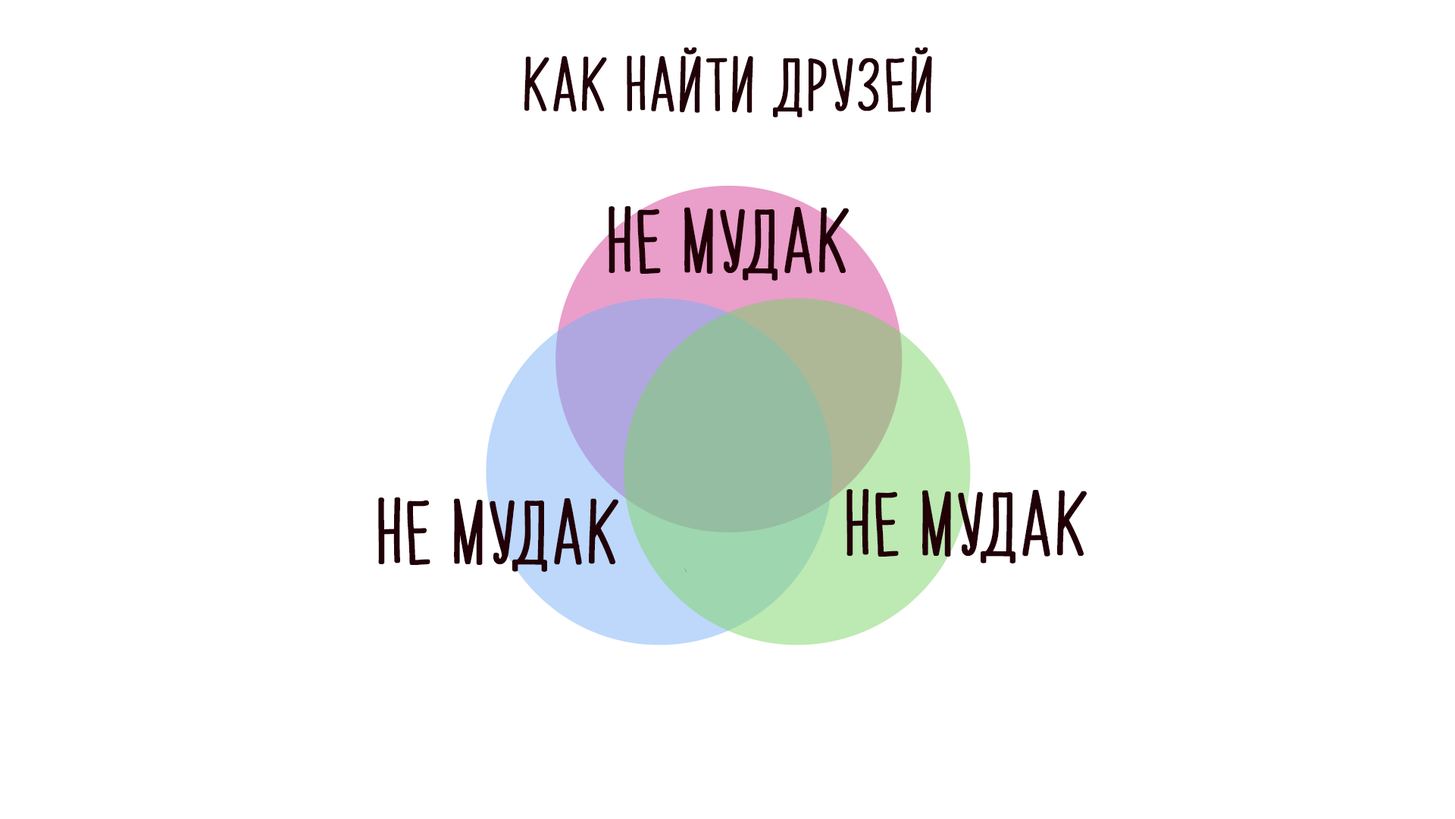
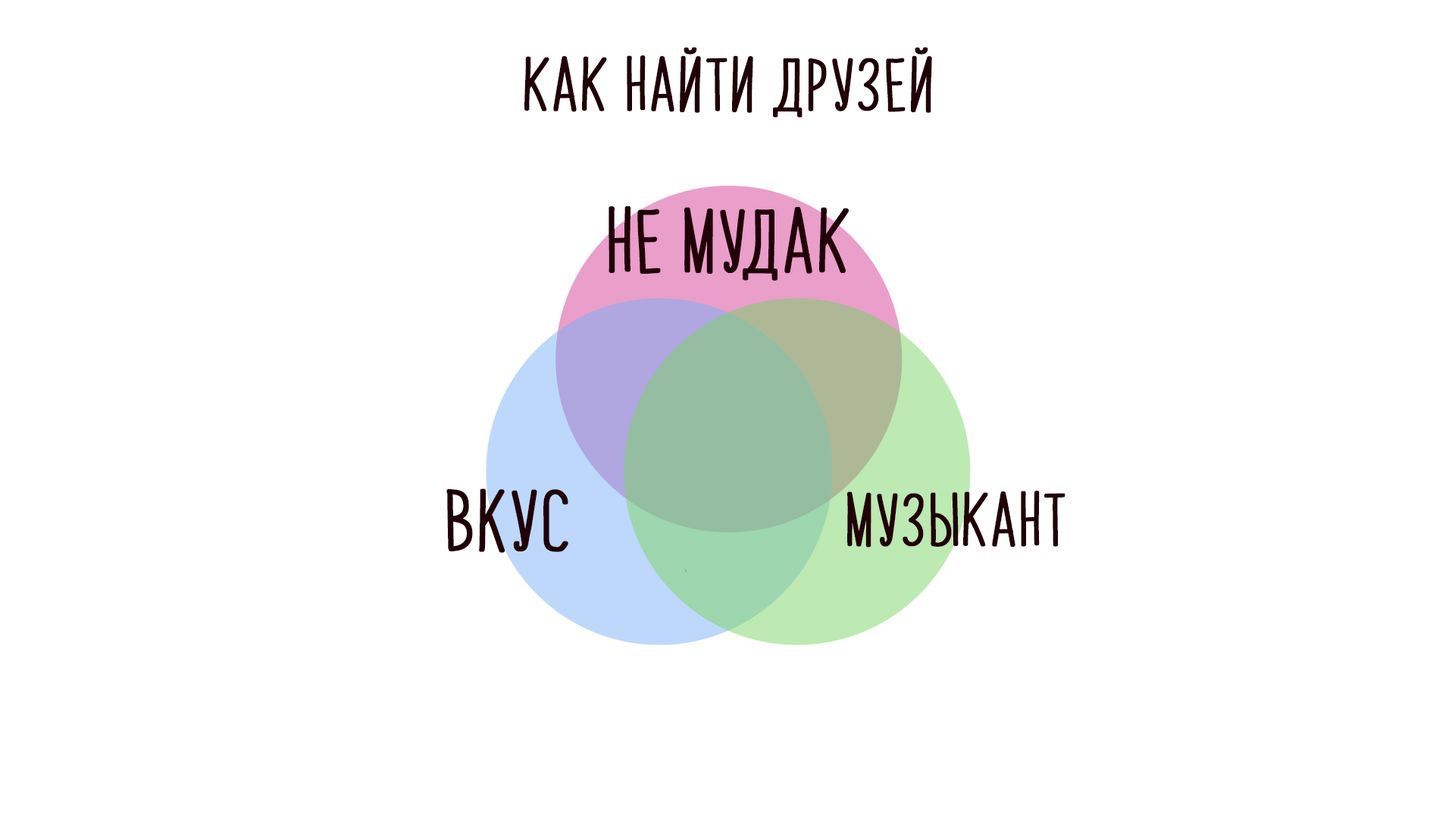
The second w=1455, h=819 image is a revision of the first. Changes to its layers:
hid group "Group 2" (3 layers) over (378, 488, 1087, 572)
showed group "Group 1" (4 layers) over (446, 488, 1066, 553)
painted on "ВКУС" over (446, 488, 604, 553)
